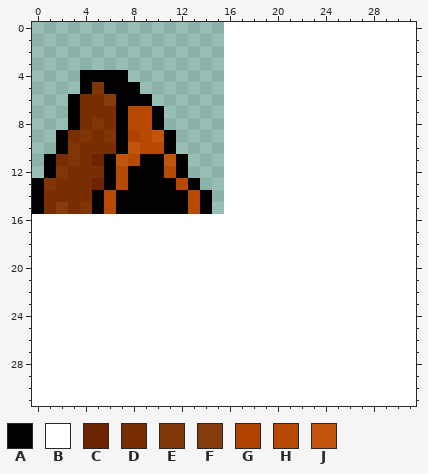
A pixel-art sprite gets an edit: res/shelters.png. Above: the version before the commit.
The file is 32x32 pixels. Colours within 5 levels of each other are drawn and written as one.
Palette (. is transparent): A #000000  B #ffffff  C #6e2400  D #782e00  E #7f3505  F #853b0b  G #b04200  H #b74900  J #c2540b
Pixels before, first column x 0:
 0 ................BBBBBBBBBBBBBBBB
 1 ................BBBBBBBBBBBBBBBB
 2 ................BBBBBBBBBBBBBBBB
 3 ................BBBBBBBBBBBBBBBB
 4 ....AAAA........BBBBBBBBBBBBBBBB
 5 ....AEAAA.......BBBBBBBBBBBBBBBB
 6 ...ADDFAAA......BBBBBBBBBBBBBBBB
 7 ...ADDDAHHA.....BBBBBBBBBBBBBBBB
 8 ...ADEDAHHA.....BBBBBBBBBBBBBBBB
 9 ..ADEDEAGHJA....BBBBBBBBBBBBBBBB
10 ..AEDDDAJHHA....BBBBBBBBBBBBBBBB
11 .ADEDCAJHAAJA...BBBBBBBBBBBBBBBB
12 .AEDDDAHAAAHA...BBBBBBBBBBBBBBBB
13 AEDDDCAHAAAAHA..BBBBBBBBBBBBBBBB
14 ADDDDAHAAAAAAHA.BBBBBBBBBBBBBBBB
15 ADFDEAHAAAAAAHA.BBBBBBBBBBBBBBBB
16 BBBBBBBBBBBBBBBBBBBBBBBBBBBBBBBB
17 BBBBBBBBBBBBBBBBBBBBBBBBBBBBBBBB
18 BBBBBBBBBBBBBBBBBBBBBBBBBBBBBBBB
19 BBBBBBBBBBBBBBBBBBBBBBBBBBBBBBBB
20 BBBBBBBBBBBBBBBBBBBBBBBBBBBBBBBB
21 BBBBBBBBBBBBBBBBBBBBBBBBBBBBBBBB
22 BBBBBBBBBBBBBBBBBBBBBBBBBBBBBBBB
23 BBBBBBBBBBBBBBBBBBBBBBBBBBBBBBBB
24 BBBBBBBBBBBBBBBBBBBBBBBBBBBBBBBB
25 BBBBBBBBBBBBBBBBBBBBBBBBBBBBBBBB
26 BBBBBBBBBBBBBBBBBBBBBBBBBBBBBBBB
27 BBBBBBBBBBBBBBBBBBBBBBBBBBBBBBBB
28 BBBBBBBBBBBBBBBBBBBBBBBBBBBBBBBB
29 BBBBBBBBBBBBBBBBBBBBBBBBBBBBBBBB
30 BBBBBBBBBBBBBBBBBBBBBBBBBBBBBBBB
31 BBBBBBBBBBBBBBBBBBBBBBBBBBBBBBBB
The result:
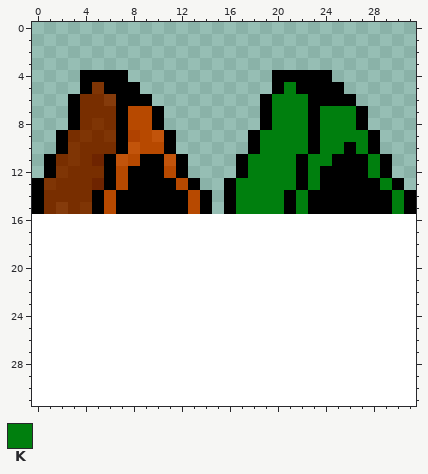
Colours new in this view: K #007f0e
Diff:
{"y":0,"x":16,"old":"BBBBBBBBBBBBBBBB","new":"................"}
{"y":1,"x":16,"old":"BBBBBBBBBBBBBBBB","new":"................"}
{"y":2,"x":16,"old":"BBBBBBBBBBBBBBBB","new":"................"}
{"y":3,"x":16,"old":"BBBBBBBBBBBBBBBB","new":"................"}
{"y":4,"x":16,"old":"BBBBBBBBBBBBBBBB","new":"....AAAAA......."}
{"y":5,"x":16,"old":"BBBBBBBBBBBBBBBB","new":"....AKAAAA......"}
{"y":6,"x":16,"old":"BBBBBBBBBBBBBBBB","new":"...AKKKAAAA....."}
{"y":7,"x":16,"old":"BBBBBBBBBBBBBBBB","new":"...AKKKAKKKA...."}
{"y":8,"x":16,"old":"BBBBBBBBBBBBBBBB","new":"...AKKKAKKKA...."}
{"y":9,"x":16,"old":"BBBBBBBBBBBBBBBB","new":"..AKKKKAKKKKA..."}
{"y":10,"x":16,"old":"BBBBBBBBBBBBBBBB","new":"..AKKKKAKKAKA..."}
{"y":11,"x":16,"old":"BBBBBBBBBBBBBBBB","new":".AKKKKAKKAAAKA.."}
{"y":12,"x":16,"old":"BBBBBBBBBBBBBBBB","new":".AKKKKAKAAAAKA.."}
{"y":13,"x":16,"old":"BBBBBBBBBBBBBBBB","new":"AKKKKKAKAAAAAKA."}
{"y":14,"x":16,"old":"BBBBBBBBBBBBBBBB","new":"AKKKKAKAAAAAAAKA"}
{"y":15,"x":16,"old":"BBBBBBBBBBBBBBBB","new":"AKKKKAKAAAAAAAKA"}
{"label":"changed","picture_box":[224,22,416,214]}
